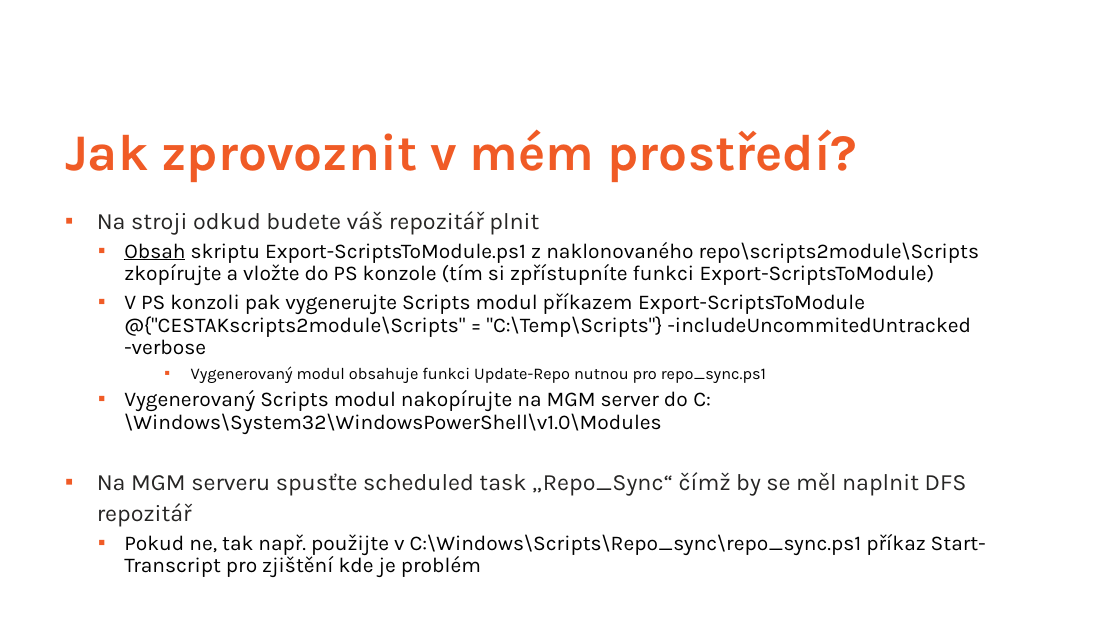
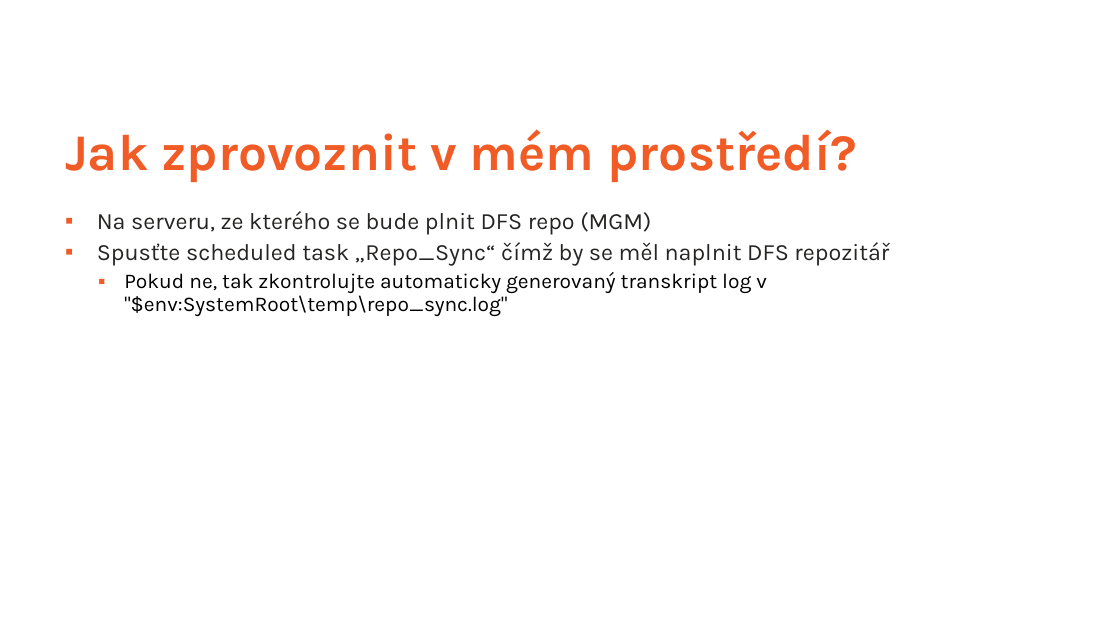
Before and after one commit to ztrhgf/Powershell_CICD_repository, a slide deck: slide 10 of jak zprovoznit CICD Powershell repo.pptx. Drawn at 1120x630 pixels with LibreOffice and Linux fonts; fonts in the diff are those of the drawing; background and template pictures are left out. Boxes give left, top, right and bottom in pixels: in the first picture for what was removed or moved away, otherwise in the second. Text is boxed around its words. In the diff, an @@ line names an element or a change of style, - is before the commit and + after.

```diff
--- a/jak zprovoznit CICD Powershell repo.pptx
+++ b/jak zprovoznit CICD Powershell repo.pptx
@@ text at (97,211,889,316): text changed; size 18 to 20 pt; text colour #000000 to #262524 @@
-▪ Na stroji odkud budete váš repozitář plnit
-  ▪ Obsah skriptu Export-ScriptsToModule.ps1 z naklonovaného repo\scripts2module\Scripts zkopírujte a vložte do PS konzole (tím si zpřístupníte funkci Export-ScriptsToModule)
-  ▪ V PS konzoli pak vygenerujte Scripts modul příkazem Export-ScriptsToModule @{"CESTAKscripts2module\Scripts" = "C:\Temp\Scripts"} -includeUncommitedUntracked -verbose
-    ▪ Vygenerovaný modul obsahuje funkci Update-Repo nutnou pro repo_sync.ps1
-  ▪ Vygenerovaný Scripts modul nakopírujte na MGM server do C:\Windows\System32\WindowsPowerShell\v1.0\Modules
-▪ Na MGM serveru spusťte scheduled task „Repo_Sync“ čímž by se měl naplnit DFS repozitář
-  ▪ Pokud ne, tak např. použijte v C:\Windows\Scripts\Repo_sync\repo_sync.ps1 příkaz Start-Transcript pro zjištění kde je problém
+▪ Na serveru, ze kterého se bude plnit DFS repo (MGM)
+▪ Spusťte scheduled task „Repo_Sync“ čímž by se měl naplnit DFS repozitář
+  ▪ Pokud ne, tak zkontrolujte automaticky generovaný transkript log v "$env:SystemRoot\temp\repo_sync.log"
```
Also in this commit, not shown: 2 other slides changed.
